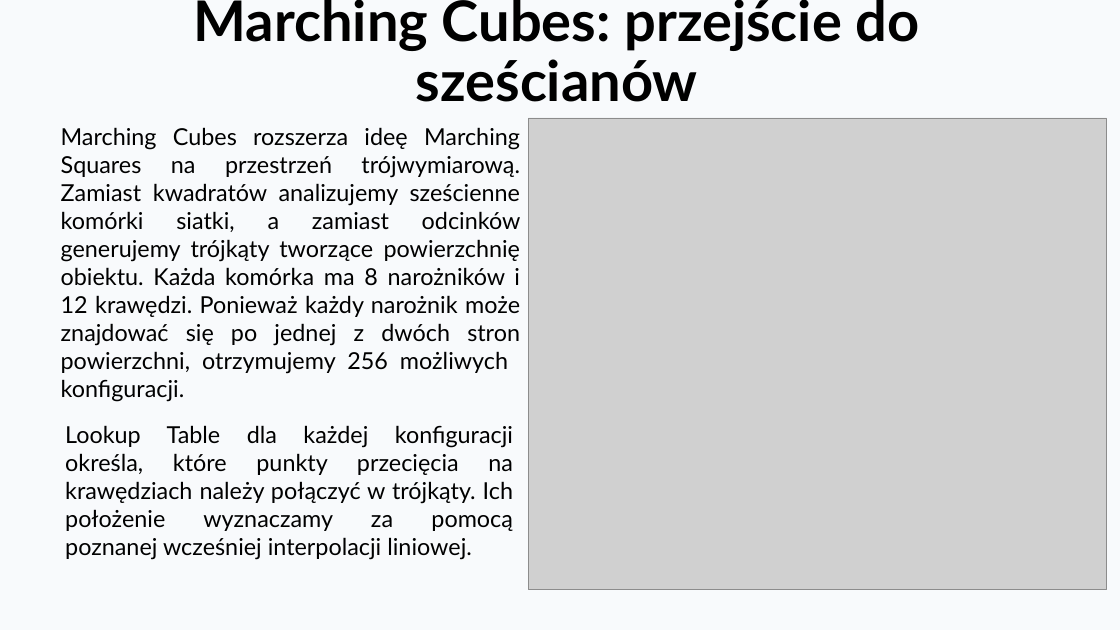
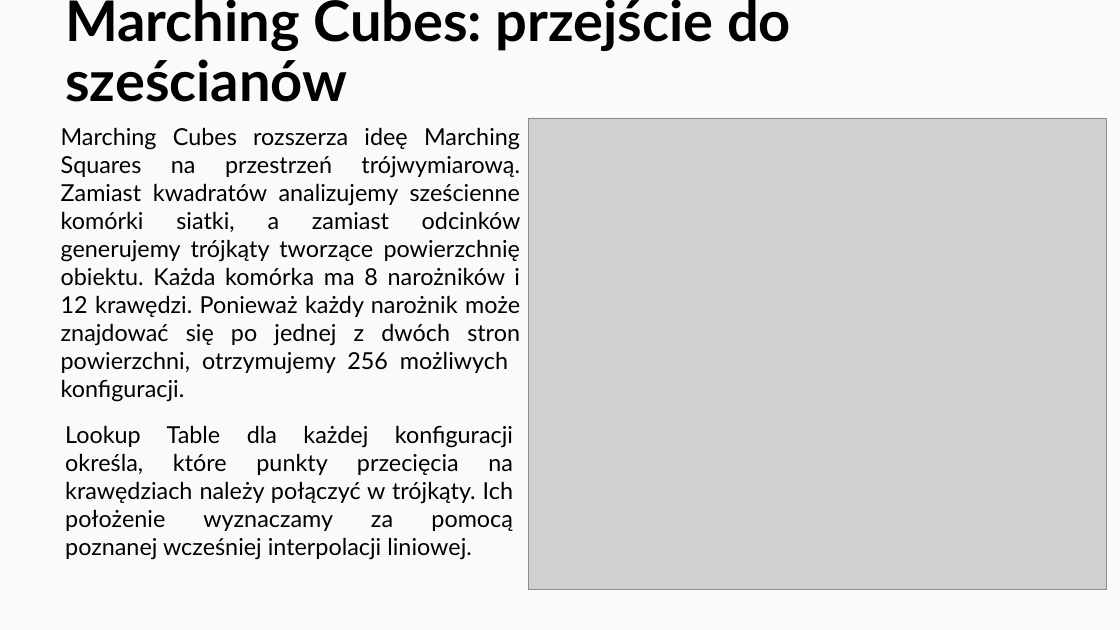
Before and after one commit to KajetanOzog/lab_6, a slide deck: slide 12 of prezentacja.pptx. Drawn at 1120x630 pixels with LibreOffice and Linux fonts; fonts in the diff are those of the drawing; grey boxes stand for pictures. Boxes give left, top, right and bottom in pixels: in the first picture for what was removed or moved away, otherwise in the second. Text is boxed around its words. In the diff, an @@ line names an element or a change of style, - is before the commit and + after.

```diff
--- a/prezentacja.pptx
+++ b/prezentacja.pptx
@@ title "Marching Cubes: przejście do sześcianów" at [65, 0, 791, 102]: alignment centre to left @@
```
Also in this commit, not shown: 3 other slides changed, 12 slides added, 21 other files.
